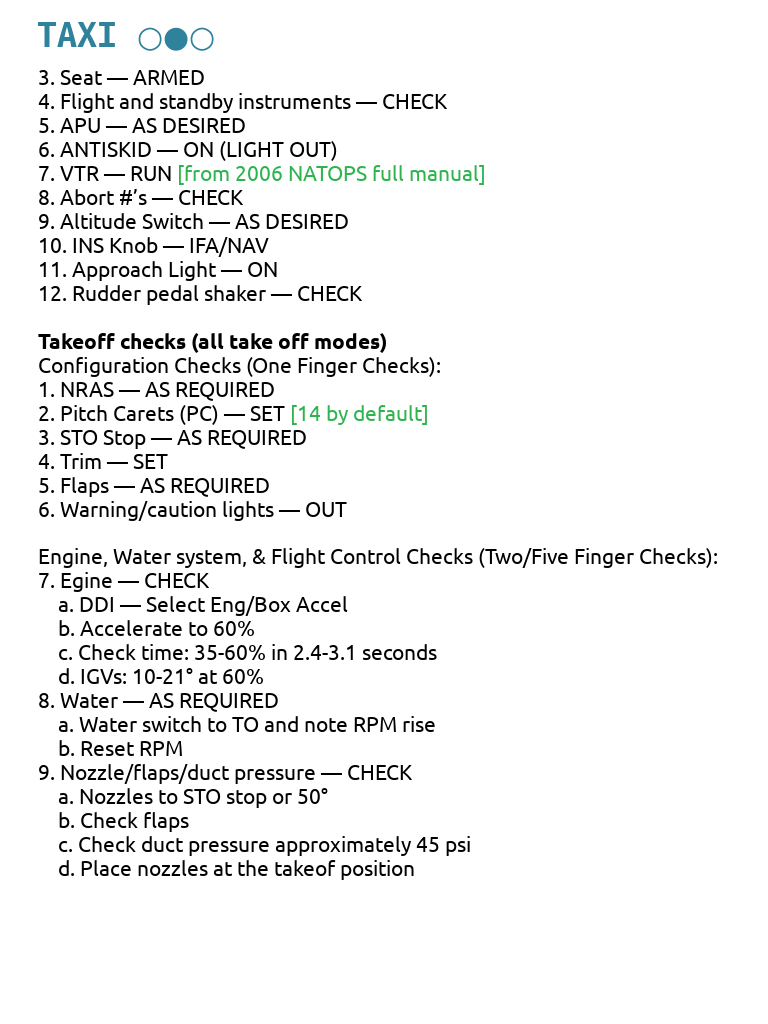
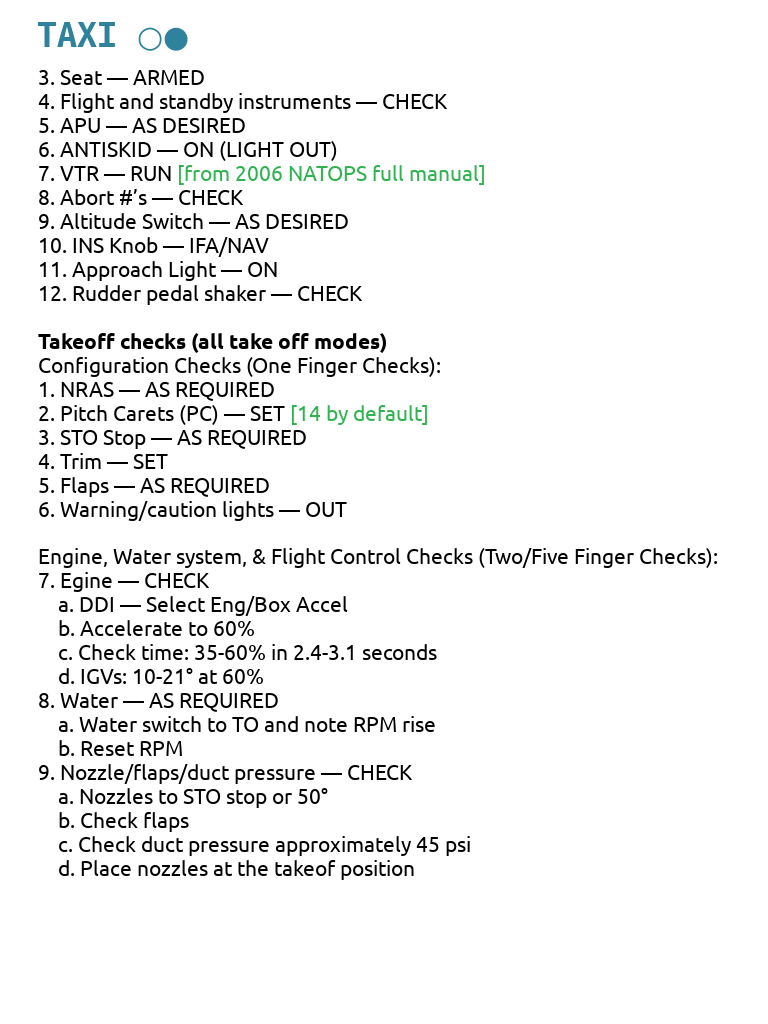
Before/after of a (768, 1024) layered artwork. What changed in the layer stack:
renamed "TAXI ○●○" to "TAXI ○●", painted on it over [190,27,214,51]
